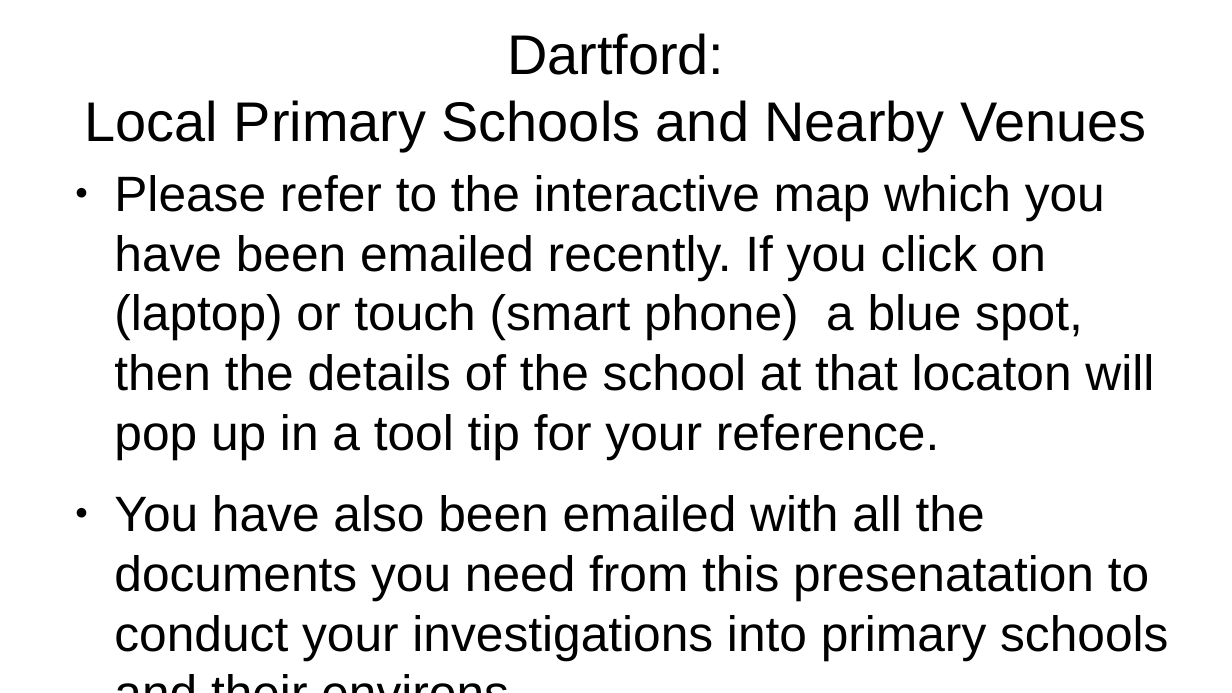
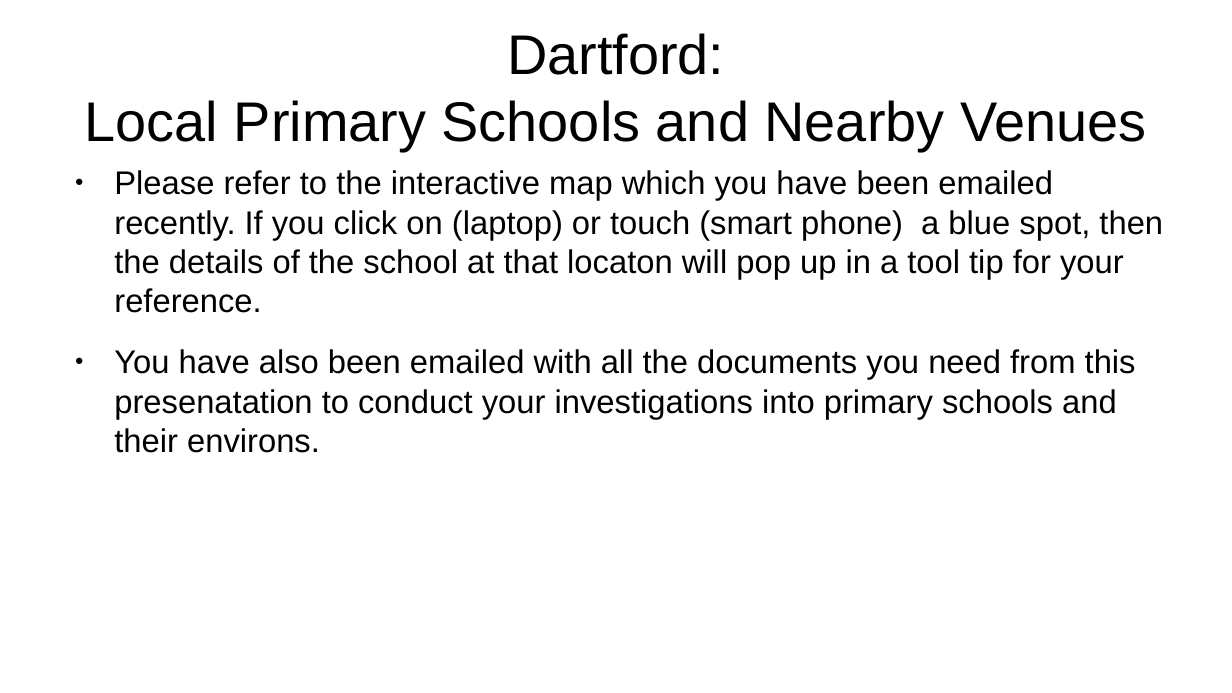
Before and after one commit to TonyHoldroyd/Coursera_Capstone, a slide deck: slide 1 of presentation.pptx. Drawn at 1232x693 pixels with LibreOffice and Linux fonts; fonts in the diff are those of the drawing. Boxes give left, top, right and bottom in pixels: in the first picture for what was removed or moved away, otherwise in the second. Text is boxed around its words. In the diff, an @@ line names an element or a change of style, - is before the commit and + after.

Commit message:
Presentation new commit

```diff
--- a/presentation.pptx
+++ b/presentation.pptx
@@ text "Please refer to the interactive ..." at box(114, 170, 1163, 453): size 32 to 21.1 pt @@
```
